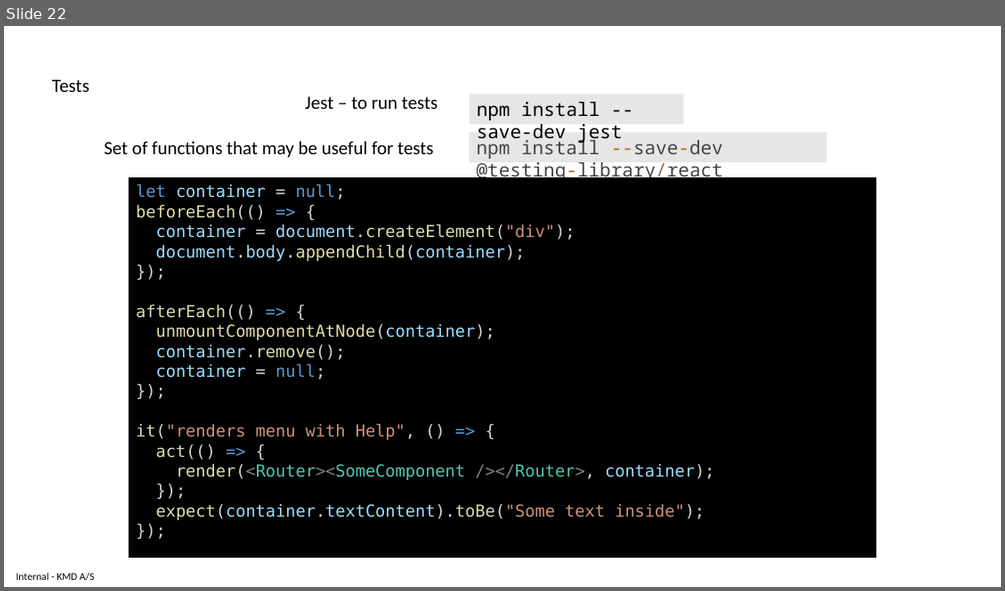
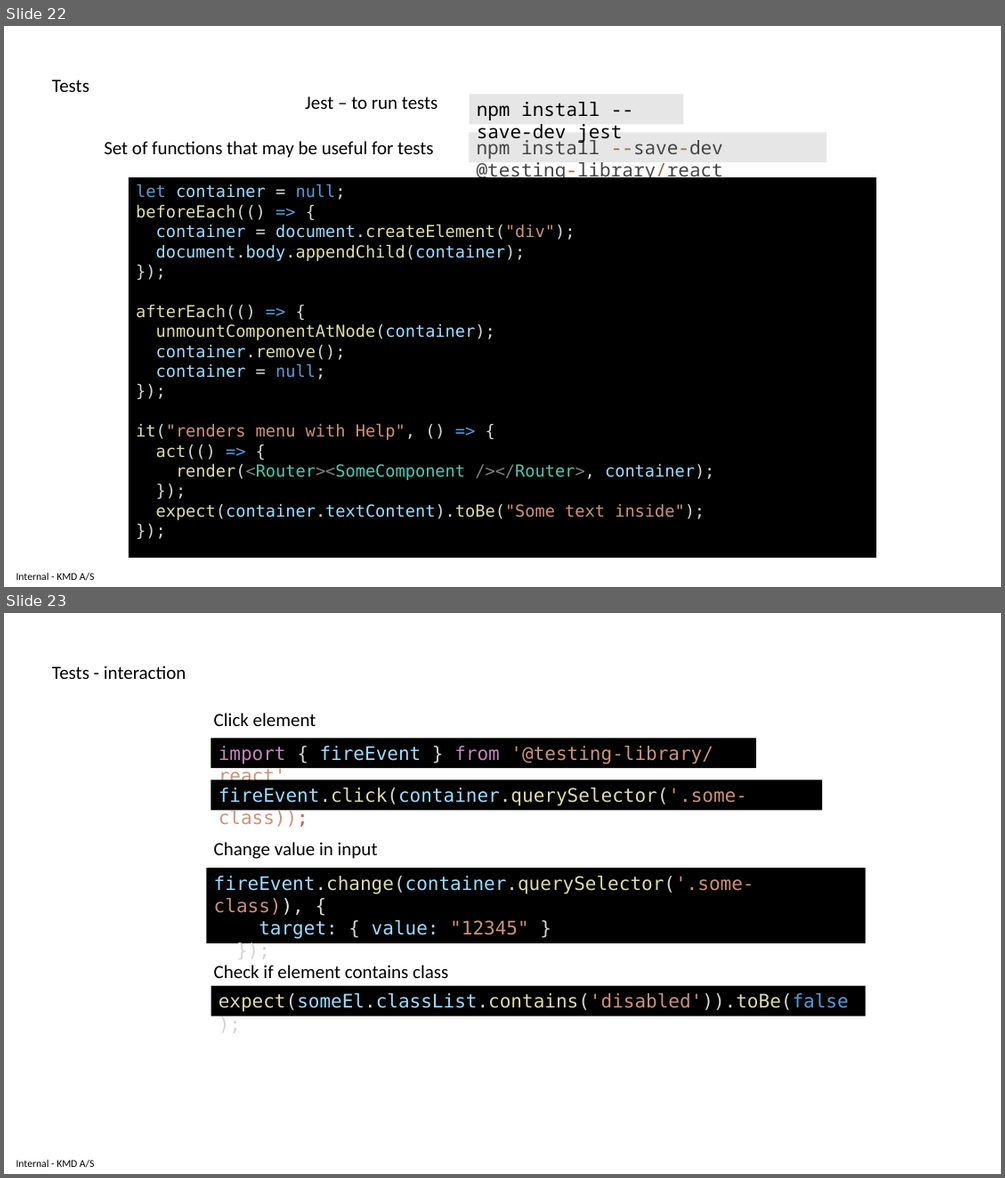
Before and after one commit to delprzemo/reactjs-starter, a slide deck: tutorial/ReactjsTraining.pptx. Shown one above the other, each under a label of ours: slide 22 before the commit, slides 22 and 23 after it. The pictures are 1005x591 and 1005x1178 pixels, drawn with LibreOffice and Linux fonts; fonts in the diff are those of the drawing. Boxes give left, top, right and bottom in pixels: in the first picture for what was removed or moved away, otherwise in the second. Text is boxed around its words. In the diff, an @@ line names an element or a change of style, - is before the commit and + after.

Commit message:
Exercise 20: test interaction with account dropdown

```diff
--- a/tutorial/ReactjsTraining.pptx
+++ b/tutorial/ReactjsTraining.pptx
@@ slide 23 added at (4,613,1001,1174), background #FFFFFF; not listed: 1 template element that a slide beside it also shows @@
@@ text added at (52,666,186,679), 18 pt, text #000000 @@
+Tests - interaction
@@ text added at (214,713,316,726), 18 pt, text #000000 @@
+Click element
@@ rectangle added at (211,738,756,768), fill #000000, 18 pt, text #CE9178 @@
+import { fireEvent } from '@testing-library/react'
@@ rectangle added at (211,779,822,810), fill #000000, 18 pt, text #9CDCFE @@
+fireEvent.click(container.querySelector('.some-class));
@@ text added at (214,842,378,859), 18 pt, text #000000 @@
+Change value in input
@@ rectangle added at (207,868,866,943), fill #000000, 18 pt, text #9CDCFE @@
+fireEvent.change(container.querySelector('.some-class)), {
+target: { value: "12345" }
+});
@@ rectangle added at (211,985,866,1015), fill #000000, 18 pt, text #DCDCAA @@
+expect(someEl.classList.contains('disabled')).toBe(false);
@@ text added at (214,965,448,978), 18 pt, text #000000 @@
+Check if element contains class
```
Also in this commit, not shown: 1 other slide added, 2 slides removed, 5 other files.
